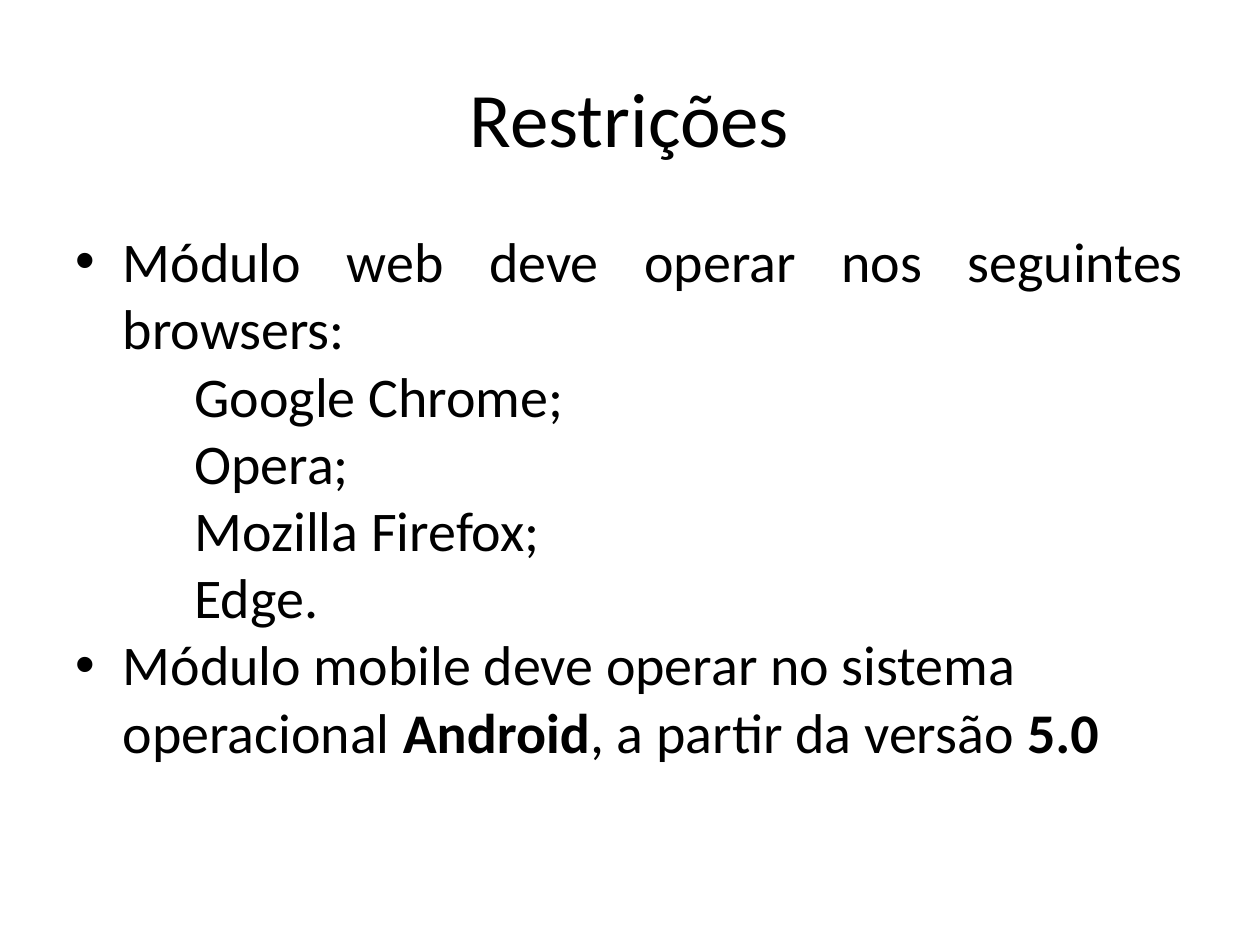
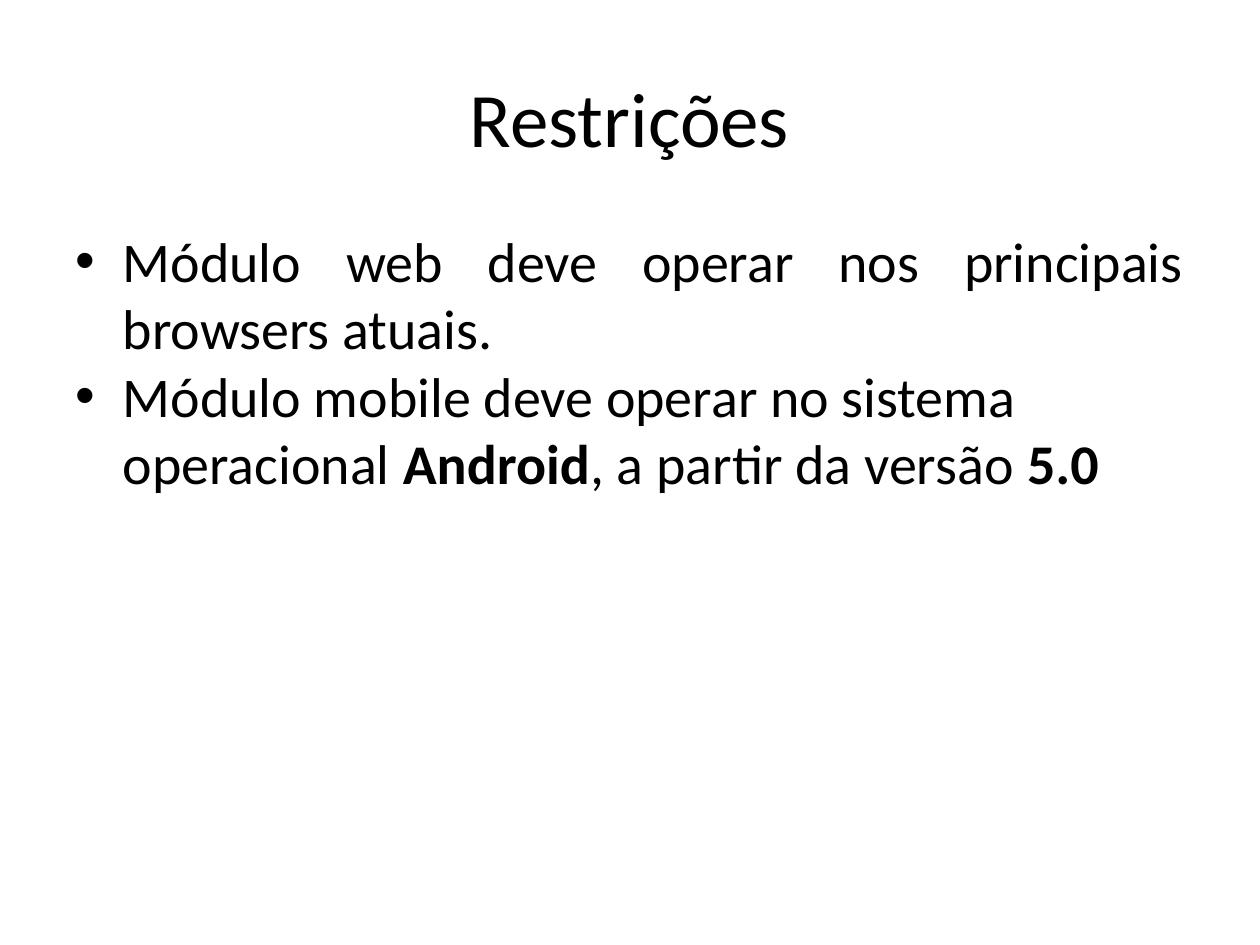
Before and after one commit to AjudeMais/ajudeMais-Projeto, a slide deck: slide 14 of Projeto-AjudeMais/000-Gerência de Projeto/PPJ-Plano de Projeto.pptx (slide 13 before the commit). Drawn at 1260x945 pixels with LibreOffice and Linux fonts; fonts in the diff are those of the drawing. Boxes give left, top, right and bottom in pixels: in the first picture for what was removed or moved away, otherwise in the second. Text is boxed around its words. In the diff, an @@ line names an element or a change of style, - is before the commit and + after.

```diff
--- a/Projeto-AjudeMais/000-Gerência de Projeto/PPJ-Plano de Projeto.pptx
+++ b/Projeto-AjudeMais/000-Gerência de Projeto/PPJ-Plano de Projeto.pptx
@@ text at (123,243,1183,350): text changed @@
-• Módulo web deve operar nos seguintes browsers:
-  − Google Chrome;
-  − Opera;
-  − Mozilla Firefox;
-  − Edge.
+• Módulo web deve operar nos principais browsers atuais.
```
Also in this commit, not shown: 3 other slides changed, 1 slide added, 1 other file.
